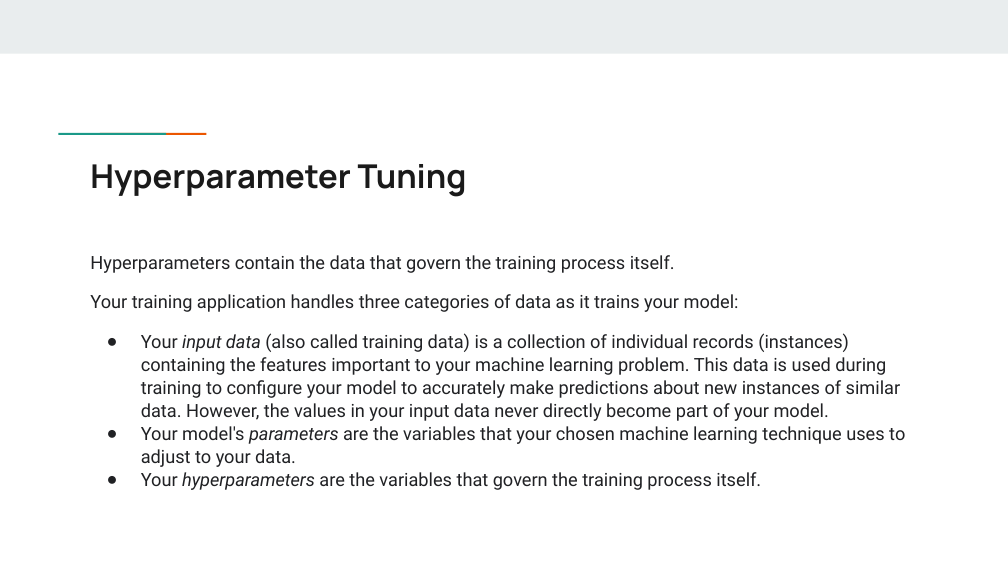
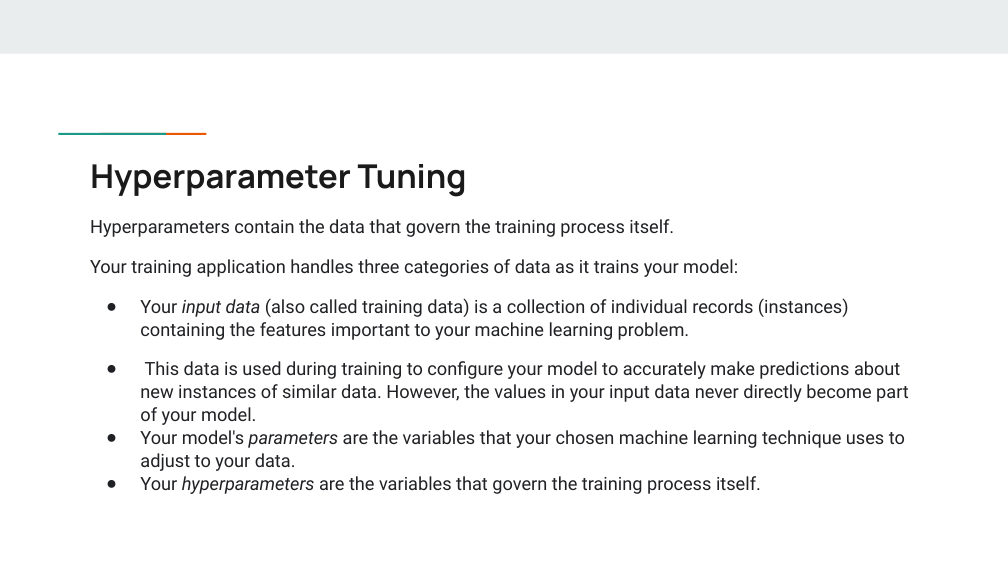
Before and after one commit to rajat-singh1999/MCA, a slide deck: slide 5 of references for set/code/review 1.pptx. Drawn at 1008x567 pixels with LibreOffice and Linux fonts; fonts in the diff are those of the drawing. Boxes give left, top, right and bottom in pixels: in the first picture for what was removed or moved away, otherwise in the second. Text is boxed around its words. In the diff, an @@ line names an element or a change of style, - is before the commit and + after.

```diff
--- a/references for set/code/review 1.pptx
+++ b/references for set/code/review 1.pptx
@@ text "Hyperparameters contain the data that ...": place and size @@
-text "Hyperparameters contain the data that ..." at box(90, 255, 905, 490)
+text "Hyperparameters contain the data that ..." at box(90, 219, 909, 494)
@@ text at box(140, 298, 909, 425): text changed @@
-● Your input data (also called training data) is a collection of individual records (instances) containing the features important to your machine learning problem. This data is used during training to configure your model to accurately make predictions about new instances of similar data. However, the values in your input data never directly become part of your model.
+● Your input data (also called training data) is a collection of individual records (instances) containing the features important to your machine learning problem.
+● This data is used during training to configure your model to accurately make predictions about new instances of similar data. However, the values in your input data never directly become part of your model.
```
Also in this commit, not shown: 6 other slides changed, 19 other files.
